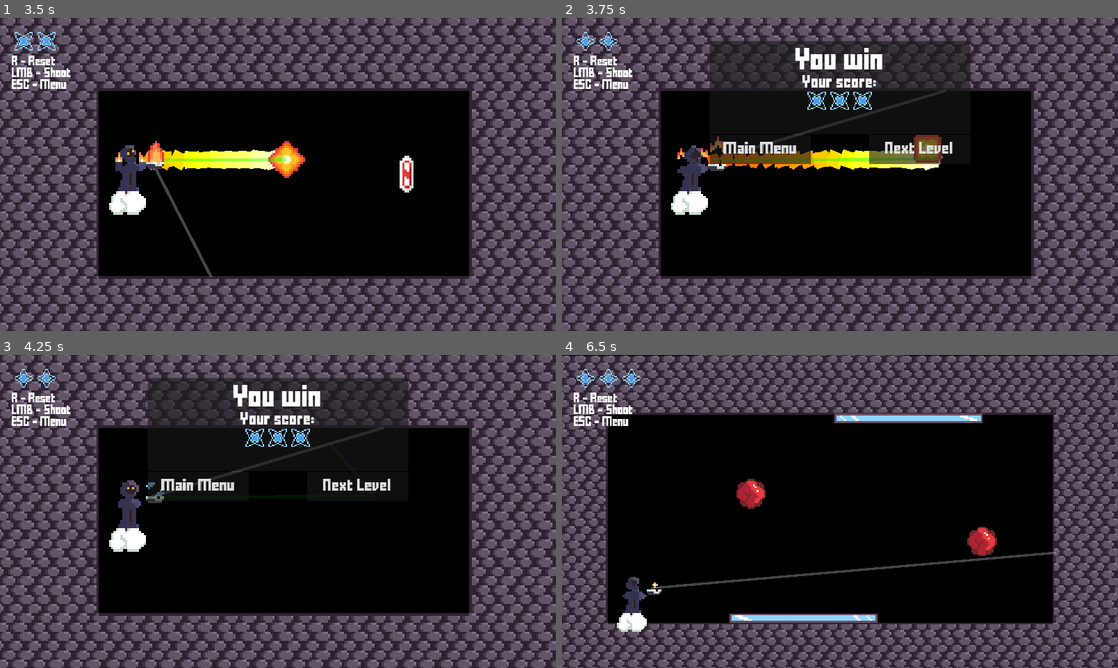
Above: before the commit, frames 1-4 (two rows, left to right).
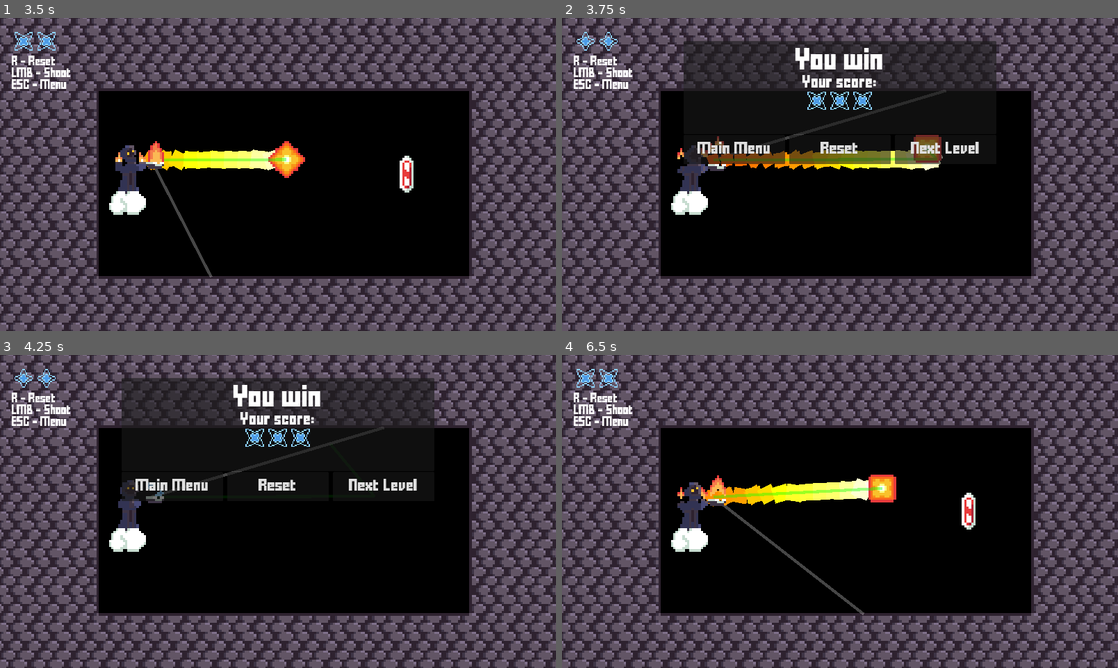
Above: after the commit, the same moments.

Repository: lolo111channel/GodocikJam
Game: Godot game, scene res://Levels/main_menu.tscn
Two runs of this game, one before a commit and one after it. Both use one fixed random seed, a clock stepped at 60 frames per second and the inputs below. The engine's default icon, where the game draws it, is replaced by a stand-in: a white triangle on a blue panel in a dark square.
Inputs (mouse positions are in pixels of both pictures, inside the frame that each line leads up to):
- Up to frame 1 (3.5 s): click "Play" at 0.5 s; click (116, 68) at 1.27 s; tap Enter at 2 s; move the mouse to (400, 158) at 2.02 s; click (400, 158) at 2.1 s; move the mouse to (166, 190) at 2.77 s; hold Down (ui_down) from 2.78 s (still down); click (166, 190) at 2.85 s
- Up to frame 2 (3.75 s): move the mouse to (895, 105) at 3.52 s; release Down (ui_down) at 3.53 s; click (895, 105) at 3.6 s
- Up to frame 3 (4.25 s): no input
- Up to frame 4 (6.5 s): click (840, 486) at 4.25 s, where only the run after the commit has a clickable "Reset"; click (917, 486) at 5 s, where only the run before the commit has a clickable "Next Level"; move the mouse to (812, 574) at 5.77 s; click (812, 574) at 5.85 s

Frame 1 is identical in both runs. In frame 2, 2.5% of the frame differs, in the area x 21-79%, y 7-47%; in frame 3, 2.1%; in frame 4, 45%, in the area x 0-100%, y 0-100%.

Commit message:
Fix bugs

Diff:
--- a/Levels/level_2.tscn
+++ b/Levels/level_2.tscn
@@ -35,7 +35,7 @@
 size = Vector2(46.5, 631)
 
 [sub_resource type="RectangleShape2D" id="RectangleShape2D_k2m5g"]
-size = Vector2(3599, 397)
+size = Vector2(3599, 357.75)
 
 [node name="Level2" type="Node2D"]
 
@@ -127,15 +127,14 @@
 zoom = Vector2(0.8, 0.8)
 
 [node name="Wall" type="StaticBody2D" parent="." groups=["None"]]
-visible = false
 position = Vector2(-396, 96)
 
 [node name="CollisionShape2D" type="CollisionShape2D" parent="Wall"]
-position = Vector2(1119.5, 1127)
+position = Vector2(1119.5, 1135.88)
 shape = SubResource("RectangleShape2D_k2m5g")
 
 [node name="CollisionShape2D2" type="CollisionShape2D" parent="Wall"]
-position = Vector2(1501, -172)
+position = Vector2(1501, -182.75)
 shape = SubResource("RectangleShape2D_k2m5g")
 
 [node name="CollisionShape2D3" type="CollisionShape2D" parent="Wall"]
--- a/Levels/level_3.tscn
+++ b/Levels/level_3.tscn
@@ -39,22 +39,22 @@
 size = Vector2(34.3003, 641.294)
 
 [sub_resource type="RectangleShape2D" id="RectangleShape2D_mm7js"]
-size = Vector2(33.2504, 143.324)
+size = Vector2(33.2504, 134.324)
 
 [sub_resource type="RectangleShape2D" id="RectangleShape2D_u4av3"]
 size = Vector2(33.2504, 391.324)
 
 [sub_resource type="RectangleShape2D" id="RectangleShape2D_k2m5g"]
-size = Vector2(3599, 397)
+size = Vector2(3599, 345.5)
 
 [sub_resource type="RectangleShape2D" id="RectangleShape2D_h30vq"]
-size = Vector2(3599, 642.5)
+size = Vector2(3586.5, 642.5)
 
 [sub_resource type="RectangleShape2D" id="RectangleShape2D_nphvg"]
-size = Vector2(120.5, 525.119)
+size = Vector2(102, 525.119)
 
 [sub_resource type="RectangleShape2D" id="RectangleShape2D_blnb2"]
-size = Vector2(150, 254.999)
+size = Vector2(123, 232)
 
 [node name="Level3" type="Node2D"]
 
@@ -160,7 +160,7 @@
 texture = ExtResource("8_6waia")
 
 [node name="CollisionShape2D" type="CollisionShape2D" parent="BounceWall3"]
-position = Vector2(47.6251, 376.662)
+position = Vector2(47.6251, 381.162)
 shape = SubResource("RectangleShape2D_mm7js")
 
 [node name="BounceWall4" type="StaticBody2D" parent="." groups=["BounceWall"]]
@@ -191,11 +191,10 @@
 zoom = Vector2(0.8, 0.8)
 
 [node name="Wall" type="StaticBody2D" parent="." groups=["None"]]
-visible = false
 position = Vector2(-396, 96)
 
 [node name="CollisionShape2D" type="CollisionShape2D" parent="Wall"]
-position = Vector2(1119.5, 1127)
+position = Vector2(1119.5, 1152.75)
 shape = SubResource("RectangleShape2D_k2m5g")
 
 [node name="CollisionShape2D2" type="CollisionShape2D" parent="Wall"]
@@ -213,17 +212,17 @@
 shape = SubResource("RectangleShape2D_k2m5g")
 
 [node name="CollisionShape2D5" type="CollisionShape2D" parent="Wall"]
-position = Vector2(1355.75, 2605)
+position = Vector2(1355.75, 2611.25)
 rotation = 1.57079
 shape = SubResource("RectangleShape2D_h30vq")
 
 [node name="CollisionShape2D6" type="CollisionShape2D" parent="Wall"]
-position = Vector2(515.44, 353)
+position = Vector2(515.44, 355)
 rotation = 1.57079
 shape = SubResource("RectangleShape2D_nphvg")
 
 [node name="CollisionShape2D7" type="CollisionShape2D" parent="Wall"]
-position = Vector2(1544.5, 93.9999)
+position = Vector2(1556, 80.4998)
 rotation = 1.57079
 shape = SubResource("RectangleShape2D_blnb2")
 
--- a/Levels/level_4.tscn
+++ b/Levels/level_4.tscn
@@ -46,13 +46,13 @@
 size = Vector2(33.2504, 391.324)
 
 [sub_resource type="RectangleShape2D" id="RectangleShape2D_k2m5g"]
-size = Vector2(3599, 397)
+size = Vector2(3599, 354.5)
 
 [sub_resource type="RectangleShape2D" id="RectangleShape2D_h30vq"]
-size = Vector2(3858.5, 252)
+size = Vector2(3858.5, 172)
 
 [sub_resource type="RectangleShape2D" id="RectangleShape2D_blnb2"]
-size = Vector2(513.498, 656.502)
+size = Vector2(513.498, 612.001)
 
 [node name="Level3" type="Node2D"]
 
@@ -279,7 +279,6 @@
 zoom = Vector2(0.8, 0.8)
 
 [node name="Wall" type="StaticBody2D" parent="." groups=["None"]]
-visible = false
 position = Vector2(-396, 96)
 
 [node name="CollisionShape2D" type="CollisionShape2D" parent="Wall"]
@@ -291,7 +290,7 @@
 shape = SubResource("RectangleShape2D_k2m5g")
 
 [node name="CollisionShape2D3" type="CollisionShape2D" parent="Wall"]
-position = Vector2(64, 338)
+position = Vector2(42.75, 338)
 rotation = 1.57079
 shape = SubResource("RectangleShape2D_k2m5g")
 
@@ -301,12 +300,12 @@
 shape = SubResource("RectangleShape2D_k2m5g")
 
 [node name="CollisionShape2D5" type="CollisionShape2D" parent="Wall"]
-position = Vector2(909.012, 2475.25)
+position = Vector2(902, 2475.25)
 rotation = 1.57079
 shape = SubResource("RectangleShape2D_h30vq")
 
 [node name="CollisionShape2D7" type="CollisionShape2D" parent="Wall"]
-position = Vector2(1876.75, 284.5)
+position = Vector2(1899, 284.5)
 rotation = 1.57079
 shape = SubResource("RectangleShape2D_blnb2")
 
--- a/Levels/level_5.tscn
+++ b/Levels/level_5.tscn
@@ -57,22 +57,22 @@
 size = Vector2(33.2504, 130)
 
 [sub_resource type="RectangleShape2D" id="RectangleShape2D_k2m5g"]
-size = Vector2(3599, 397)
+size = Vector2(3599, 366.5)
 
 [sub_resource type="RectangleShape2D" id="RectangleShape2D_h30vq"]
-size = Vector2(143.25, 116.01)
+size = Vector2(143.25, 109.015)
 
 [sub_resource type="RectangleShape2D" id="RectangleShape2D_0pa53"]
-size = Vector2(126, 885)
+size = Vector2(90.0001, 885)
 
 [sub_resource type="RectangleShape2D" id="RectangleShape2D_vmlxp"]
 size = Vector2(245.002, 92)
 
 [sub_resource type="RectangleShape2D" id="RectangleShape2D_ac0lx"]
-size = Vector2(386.501, 136.5)
+size = Vector2(235.25, 230.25)
 
 [sub_resource type="RectangleShape2D" id="RectangleShape2D_tdnd4"]
-size = Vector2(130.251, 120.25)
+size = Vector2(122.251, 110.005)
 
 [node name="Level3" type="Node2D"]
 
@@ -431,7 +431,7 @@
 shape = SubResource("RectangleShape2D_k2m5g")
 
 [node name="CollisionShape2D3" type="CollisionShape2D" parent="Wall"]
-position = Vector2(64, 338)
+position = Vector2(48.75, 338)
 rotation = 1.57079
 shape = SubResource("RectangleShape2D_k2m5g")
 
@@ -441,12 +441,12 @@
 shape = SubResource("RectangleShape2D_k2m5g")
 
 [node name="CollisionShape2D5" type="CollisionShape2D" parent="Wall"]
-position = Vector2(1356.99, 87.3752)
+position = Vector2(1353.49, 87.3752)
 rotation = 1.57079
 shape = SubResource("RectangleShape2D_h30vq")
 
 [node name="CollisionShape2D6" type="CollisionShape2D" parent="Wall"]
-position = Vector2(1484.5, 611)
+position = Vector2(1484.5, 606)
 rotation = 1.57079
 shape = SubResource("RectangleShape2D_0pa53")
 
@@ -456,17 +456,17 @@
 shape = SubResource("RectangleShape2D_vmlxp")
 
 [node name="CollisionShape2D8" type="CollisionShape2D" parent="Wall"]
-position = Vector2(323.75, 220.749)
+position = Vector2(-278, 145)
 rotation = 1.57079
 shape = SubResource("RectangleShape2D_ac0lx")
 
 [node name="CollisionShape2D9" type="CollisionShape2D" parent="Wall"]
-position = Vector2(454, 92)
+position = Vector2(393, 158)
 rotation = 1.57079
 shape = SubResource("RectangleShape2D_ac0lx")
 
 [node name="CollisionShape2D11" type="CollisionShape2D" parent="Wall"]
-position = Vector2(1099.88, 486.125)
+position = Vector2(1105, 490.125)
 rotation = 1.57079
 shape = SubResource("RectangleShape2D_tdnd4")
 
--- a/Levels/level_6.tscn
+++ b/Levels/level_6.tscn
@@ -53,7 +53,7 @@
 size = Vector2(33.2504, 130)
 
 [sub_resource type="RectangleShape2D" id="RectangleShape2D_k2m5g"]
-size = Vector2(3599, 394.25)
+size = Vector2(3599, 356.125)
 
 [sub_resource type="RectangleShape2D" id="RectangleShape2D_qd8jj"]
 size = Vector2(106, 2237.25)
@@ -384,7 +384,7 @@
 shape = SubResource("RectangleShape2D_k2m5g")
 
 [node name="CollisionShape2D3" type="CollisionShape2D" parent="Wall"]
-position = Vector2(64, 338)
+position = Vector2(44.9375, 338)
 rotation = 1.57079
 shape = SubResource("RectangleShape2D_k2m5g")
 
@@ -399,7 +399,7 @@
 shape = SubResource("RectangleShape2D_qd8jj")
 
 [node name="CollisionShape2D9" type="CollisionShape2D" parent="Wall"]
-position = Vector2(1737.5, 472.5)
+position = Vector2(1743, 468)
 rotation = -3.14159
 shape = SubResource("RectangleShape2D_sp6f2")
 
--- a/Levels/level_7.tscn
+++ b/Levels/level_7.tscn
@@ -53,7 +53,7 @@
 size = Vector2(33.2504, 130)
 
 [sub_resource type="RectangleShape2D" id="RectangleShape2D_k2m5g"]
-size = Vector2(3599, 394.25)
+size = Vector2(3599, 383.375)
 
 [sub_resource type="RectangleShape2D" id="RectangleShape2D_splvm"]
 size = Vector2(3599, 394.25)
@@ -415,7 +415,7 @@
 shape = SubResource("RectangleShape2D_splvm")
 
 [node name="CollisionShape2D4" type="CollisionShape2D" parent="Wall"]
-position = Vector2(2394.25, 336)
+position = Vector2(2399.69, 336)
 rotation = 1.57079
 shape = SubResource("RectangleShape2D_k2m5g")
 
--- a/Scripts/Bullet/bullet.tscn
+++ b/Scripts/Bullet/bullet.tscn
@@ -30,7 +30,7 @@
 radius = 59.0
 
 [sub_resource type="CircleShape2D" id="CircleShape2D_eantg"]
-radius = 74.0
+radius = 61.5224
 
 [sub_resource type="Curve" id="Curve_8be7p"]
 min_value = -45.0
--- a/Scripts/Player/player.gd
+++ b/Scripts/Player/player.gd
@@ -54,16 +54,11 @@
 	win()
 
 	if Input.is_action_just_pressed("reset"):
-		Global.current_level_id = level_id
-		Global.current_level_that_will_unlock = next_level_id
-
-		Sounds.get_node("Click3").play()
-		get_tree().reload_current_scene()
+		reset()
 
 
 	if !is_win:
 		if ammo <= 0:
-			Sounds.get_node("Lose").play()
 			game_over()
 
 
@@ -117,6 +112,8 @@
 func game_over() -> void:
 	if get_tree().get_nodes_in_group("Bullet").size() <= 0 and !b:
 		if get_tree().get_nodes_in_group("Enemy").size() > 0:
+			Sounds.get_node("Lose").play()
+
 			get_tree().get_nodes_in_group("UI")[0].get_node("GameOver").visible = true
 
 			$Sprite2D.play("death")
@@ -150,3 +147,11 @@
 	bullet_path.color = colors[ammo-1]
 
 	get_parent().add_child(bullet_path)
+
+
+func reset() -> void:
+	Global.current_level_id = level_id
+	Global.current_level_that_will_unlock = next_level_id
+
+	Sounds.get_node("Click3").play()
+	get_tree().reload_current_scene()
--- /dev/null
+++ b/Scripts/UI/GameOver/game_over.gd
@@ -0,0 +1,10 @@
+extends Control
+
+
+
+
+func _on_reset_pressed():
+	get_tree().get_first_node_in_group("Player").reset()
+
+func _on_reset_2_pressed():
+	get_tree().change_scene_to_file("res://Levels/main_menu.tscn")
--- a/Scripts/UI/GameOver/game_over.tscn
+++ b/Scripts/UI/GameOver/game_over.tscn
@@ -1,4 +1,6 @@
-[gd_scene format=3 uid="uid://d0oscsv4gu6c3"]
+[gd_scene load_steps=2 format=3 uid="uid://d0oscsv4gu6c3"]
+
+[ext_resource type="Script" path="res://Scripts/UI/GameOver/game_over.gd" id="1_4fa03"]
 
 [node name="GameOver" type="Control"]
 layout_mode = 3
@@ -9,6 +11,7 @@
 offset_bottom = 12.0
 grow_horizontal = 2
 grow_vertical = 2
+script = ExtResource("1_4fa03")
 
 [node name="GridContainer" type="GridContainer" parent="."]
 layout_mode = 1
@@ -46,34 +49,17 @@
 theme_override_constants/h_separation = 115
 columns = 2
 
-[node name="Panel" type="Panel" parent="GridContainer/CenterContainer2/GridContainer"]
+[node name="Reset" type="Button" parent="GridContainer/CenterContainer2/GridContainer"]
 custom_minimum_size = Vector2(380, 100)
 layout_mode = 2
-
-[node name="Label" type="Label" parent="GridContainer/CenterContainer2/GridContainer/Panel"]
-layout_mode = 1
-anchors_preset = 15
-anchor_right = 1.0
-anchor_bottom = 1.0
-grow_horizontal = 2
-grow_vertical = 2
 theme_override_font_sizes/font_size = 45
 text = "R - Reset"
-horizontal_alignment = 1
-vertical_alignment = 1
 
-[node name="Panel2" type="Panel" parent="GridContainer/CenterContainer2/GridContainer"]
+[node name="Reset2" type="Button" parent="GridContainer/CenterContainer2/GridContainer"]
 custom_minimum_size = Vector2(380, 100)
 layout_mode = 2
+theme_override_font_sizes/font_size = 45
+text = "ESC - Menu"
 
-[node name="Label" type="Label" parent="GridContainer/CenterContainer2/GridContainer/Panel2"]
-layout_mode = 1
-anchors_preset = 15
-anchor_right = 1.0
-anchor_bottom = 1.0
-grow_horizontal = 2
-grow_vertical = 2
-theme_override_font_sizes/font_size = 45
-text = "ESC - MENU"
-horizontal_alignment = 1
-vertical_alignment = 1
+[connection signal="pressed" from="GridContainer/CenterContainer2/GridContainer/Reset" to="." method="_on_reset_pressed"]
+[connection signal="pressed" from="GridContainer/CenterContainer2/GridContainer/Reset2" to="." method="_on_reset_2_pressed"]
--- a/Scripts/UI/LevelsSelector/level_button.tscn
+++ b/Scripts/UI/LevelsSelector/level_button.tscn
@@ -1,7 +1,7 @@
 [gd_scene load_steps=5 format=3 uid="uid://bk3ds2jqfeeci"]
 
-[ext_resource type="Texture2D" uid="uid://b4gw1x0eclm6t" path="res://icon.svg" id="1_rkbss"]
 [ext_resource type="Script" path="res://Scripts/UI/LevelsSelector/level_button.gd" id="1_tht85"]
+[ext_resource type="Texture2D" uid="uid://dukm6o1kutayh" path="res://Graphics/Orb2.png" id="2_fvbrn"]
 
 [sub_resource type="StyleBoxEmpty" id="StyleBoxEmpty_34qqp"]
 
@@ -53,21 +53,21 @@
 visible = false
 custom_minimum_size = Vector2(40, 40)
 layout_mode = 2
-texture = ExtResource("1_rkbss")
+texture = ExtResource("2_fvbrn")
 expand_mode = 1
 
 [node name="1" type="TextureRect" parent="Grid/Center/Grid"]
 visible = false
 custom_minimum_size = Vector2(40, 40)
 layout_mode = 2
-texture = ExtResource("1_rkbss")
+texture = ExtResource("2_fvbrn")
 expand_mode = 1
 
 [node name="2" type="TextureRect" parent="Grid/Center/Grid"]
 visible = false
 custom_minimum_size = Vector2(40, 40)
 layout_mode = 2
-texture = ExtResource("1_rkbss")
+texture = ExtResource("2_fvbrn")
 expand_mode = 1
 
 [node name="Button" type="Button" parent="."]
--- a/Scripts/UI/Win/win.gd
+++ b/Scripts/UI/Win/win.gd
@@ -24,3 +24,7 @@
 		get_tree().change_scene_to_file(Global.levels[next_level_id].level_path)
 	else:
 		get_tree().change_scene_to_file("res://Levels/main_menu.tscn")
+
+
+func _on_reset_pressed():
+	get_tree().get_first_node_in_group("Player").reset()
--- a/Scripts/UI/Win/win.tscn
+++ b/Scripts/UI/Win/win.tscn
@@ -88,8 +88,8 @@
 
 [node name="GridContainer" type="GridContainer" parent="CenterContainer/GridContainer/CenterContainer"]
 layout_mode = 2
-theme_override_constants/h_separation = 200
-columns = 2
+theme_override_constants/h_separation = 15
+columns = 3
 
 [node name="MainMenu" type="Button" parent="CenterContainer/GridContainer/CenterContainer/GridContainer"]
 custom_minimum_size = Vector2(350, 100)
@@ -97,6 +97,14 @@
 focus_mode = 0
 theme_override_font_sizes/font_size = 35
 text = "Main Menu"
+
+[node name="Reset" type="Button" parent="CenterContainer/GridContainer/CenterContainer/GridContainer"]
+custom_minimum_size = Vector2(350, 100)
+layout_mode = 2
+focus_mode = 0
+theme_override_font_sizes/font_size = 35
+text = "Reset
+"
 
 [node name="NextLevel" type="Button" parent="CenterContainer/GridContainer/CenterContainer/GridContainer"]
 custom_minimum_size = Vector2(350, 100)
@@ -106,4 +114,5 @@
 text = "Next Level"
 
 [connection signal="pressed" from="CenterContainer/GridContainer/CenterContainer/GridContainer/MainMenu" to="." method="_on_main_menu_pressed"]
+[connection signal="pressed" from="CenterContainer/GridContainer/CenterContainer/GridContainer/Reset" to="." method="_on_reset_pressed"]
 [connection signal="pressed" from="CenterContainer/GridContainer/CenterContainer/GridContainer/NextLevel" to="." method="_on_next_level_pressed"]
--- a/Scripts/sounds.tscn
+++ b/Scripts/sounds.tscn
@@ -14,30 +14,38 @@
 [node name="Click1" type="AudioStreamPlayer2D" parent="."]
 stream = ExtResource("1_uendc")
 volume_db = 5.0
+bus = &"Sound"
 
 [node name="Click2" type="AudioStreamPlayer2D" parent="."]
 stream = ExtResource("2_qkhjw")
 volume_db = 10.0
+bus = &"Sound"
 
 [node name="Click3" type="AudioStreamPlayer2D" parent="."]
 stream = ExtResource("3_jwtir")
 volume_db = 5.0
+bus = &"Sound"
 
 [node name="FireBallCast" type="AudioStreamPlayer2D" parent="."]
 stream = ExtResource("4_5713u")
 volume_db = 10.0
+bus = &"Sound"
 
 [node name="Lose" type="AudioStreamPlayer2D" parent="."]
 stream = ExtResource("5_62511")
 volume_db = 5.0
+bus = &"Sound"
 
 [node name="MirrorHit" type="AudioStreamPlayer2D" parent="."]
 stream = ExtResource("6_mdcgr")
+bus = &"Sound"
 
 [node name="Portal" type="AudioStreamPlayer2D" parent="."]
 stream = ExtResource("7_vn2tt")
 volume_db = -2.5
+bus = &"Sound"
 
 [node name="Win" type="AudioStreamPlayer2D" parent="."]
 stream = ExtResource("8_dn6do")
 volume_db = 5.0
+bus = &"Sound"
Not shown, changed: Music/soundscrate-monotone-synth-beat.wav.import
Not shown, changed: Music/soundscrate-moon-ride.wav.import
Not shown, changed: export_presets.cfg
